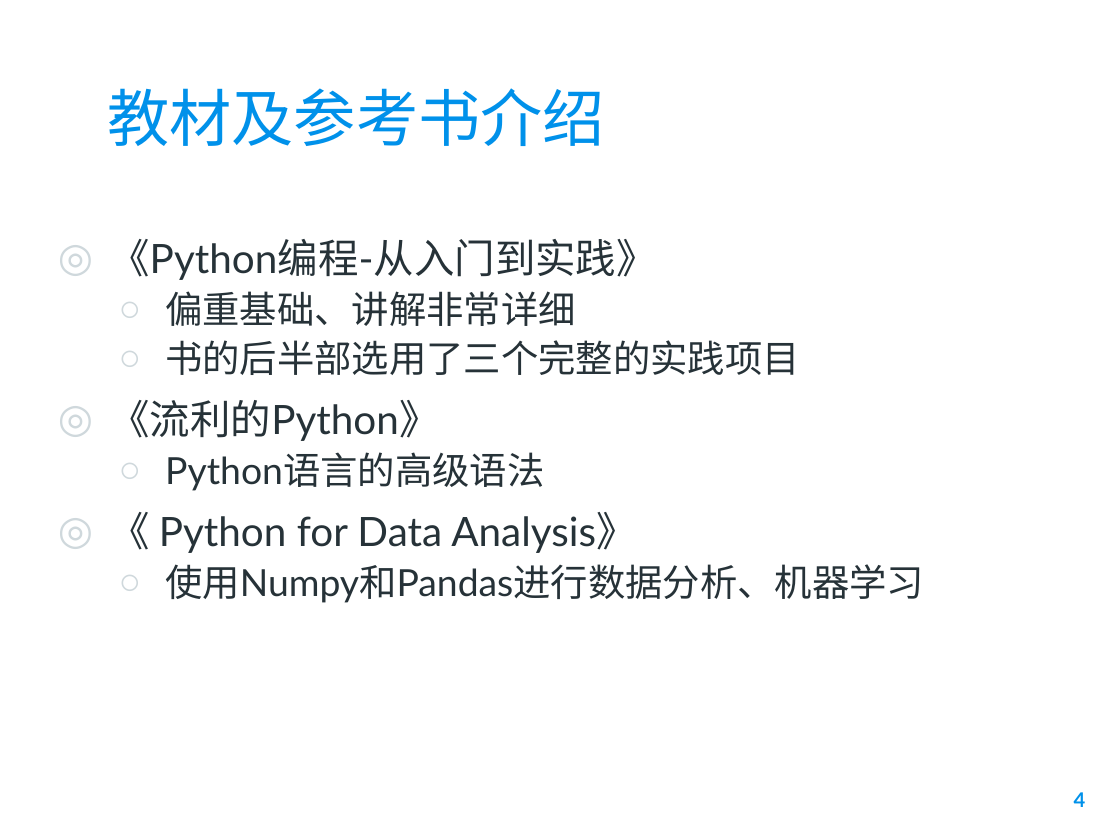
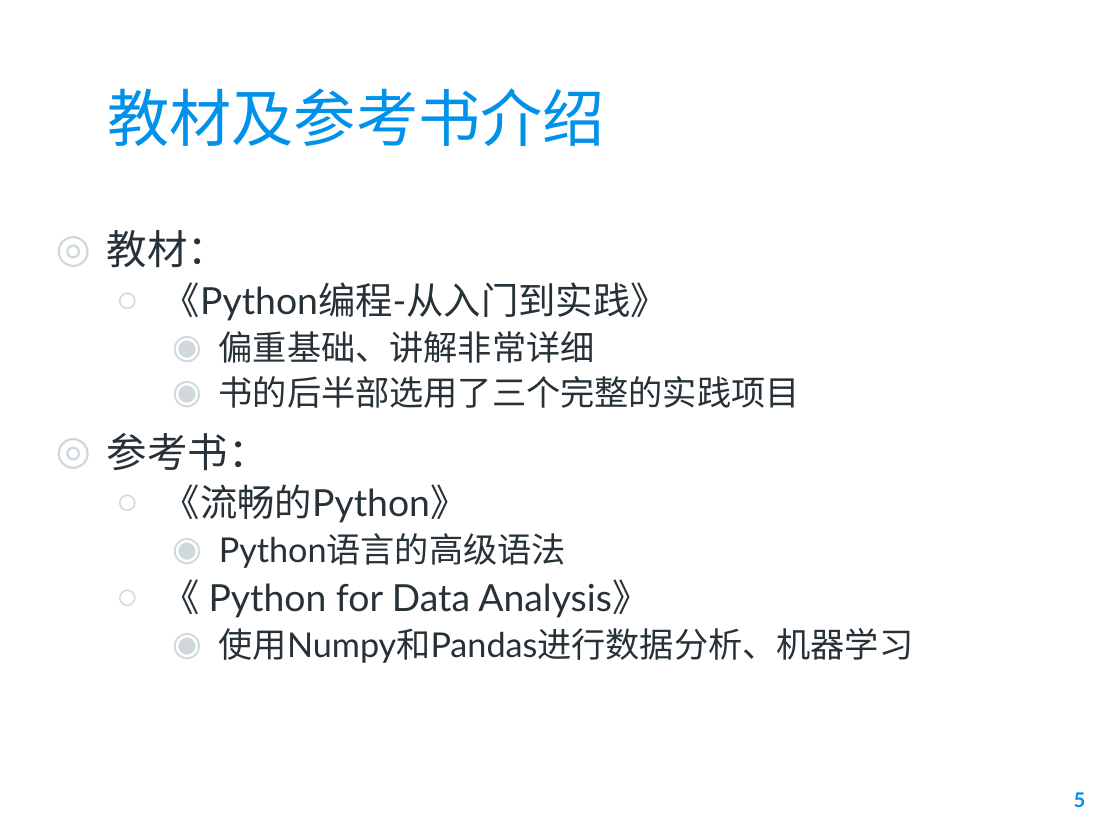
Before and after one commit to zhoujing204/python_course, a slide deck: slide 5 of Presentations/01 Python编程概述.pptx (slide 4 before the commit). Drawn at 1120x840 pixels with LibreOffice and Linux fonts; fonts in the diff are those of the drawing; background and template pictures are left out. Boxes give left, top, right and bottom in pixels: in the first picture for what was removed or moved away, otherwise in the second. Text is boxed around its words. In the diff, an @@ line names an element or a change of style, - is before the commit and + after.

```diff
--- a/Presentations/01 Python编程概述.pptx
+++ b/Presentations/01 Python编程概述.pptx
@@ text "教材：" moved from (x1=109, y1=239, x2=924, y2=603) to (x1=107, y1=230, x2=913, y2=663) @@
@@ text at (x1=107, y1=230, x2=228, y2=267): paragraph added @@
+◎ 教材：
@@ text at (x1=163, y1=282, x2=913, y2=663): size 26 to 24 pt in "《Python编程-从入门到实践》", "《 Python for Data Analysis》"; size 24 to 22 pt in "偏重基础、讲解非常详细", "书的后半部选用了三个完整的实践项目", "Python语言的高级语法", "使用Numpy和Pandas进行数据分析、机器学习"; bullet ◎ to ○; list level 1 to 2 in "《Python编程-从入门到实践》"; bullet ○ to ◉; list level 2 to 3 in "偏重基础、讲解非常详细"; list level 2 to 3 in "书的后半部选用了三个完整的实践项目"; list level 2 to 3 in "Python语言的高级语法"; list level 1 to 2 in "《 Python for Data Analysis》"; list level 2 to 3 in "使用Numpy和Pandas进行数据分析、机器学习" @@
@@ text at (x1=107, y1=433, x2=468, y2=523): text changed; size 26 to 24 pt @@
-◎ 《流利的Python》
+◎ 参考书：
+  ○ 《流畅的Python》
@@ page number at (x1=1074, y1=792, x2=1086, y2=807): text changed @@
-4
+5
```
Also in this commit, not shown: 11 other slides changed, 3 slides added, 7 slides removed, 6 other files.
